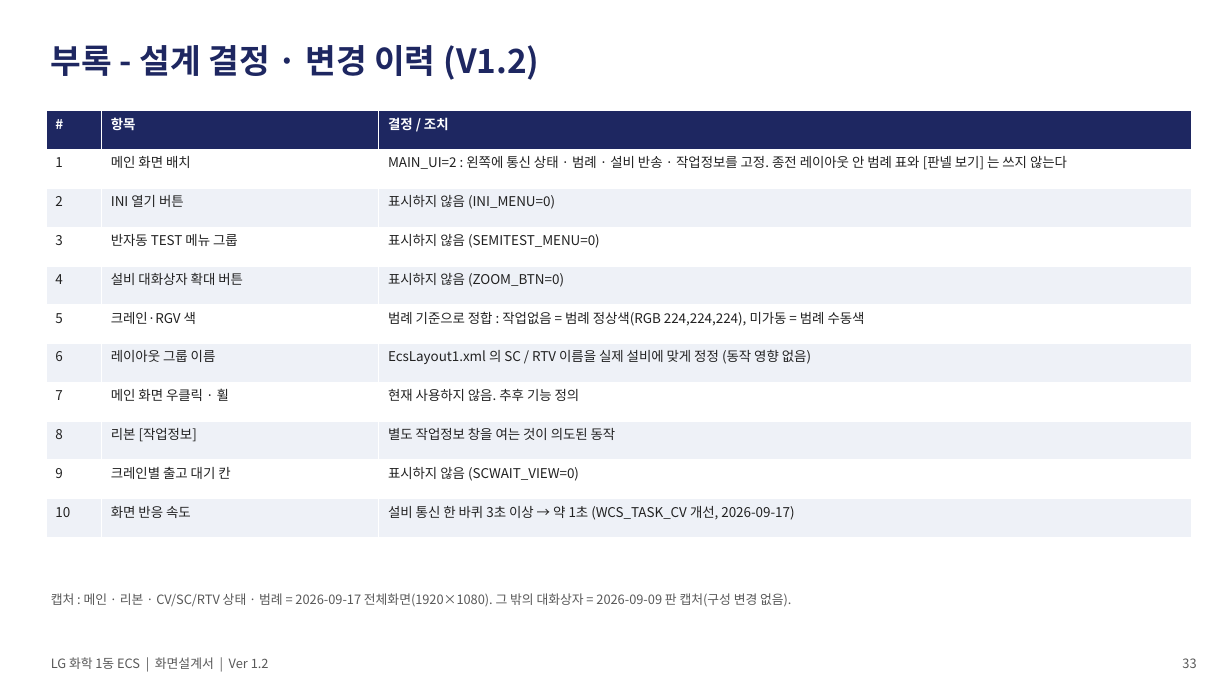
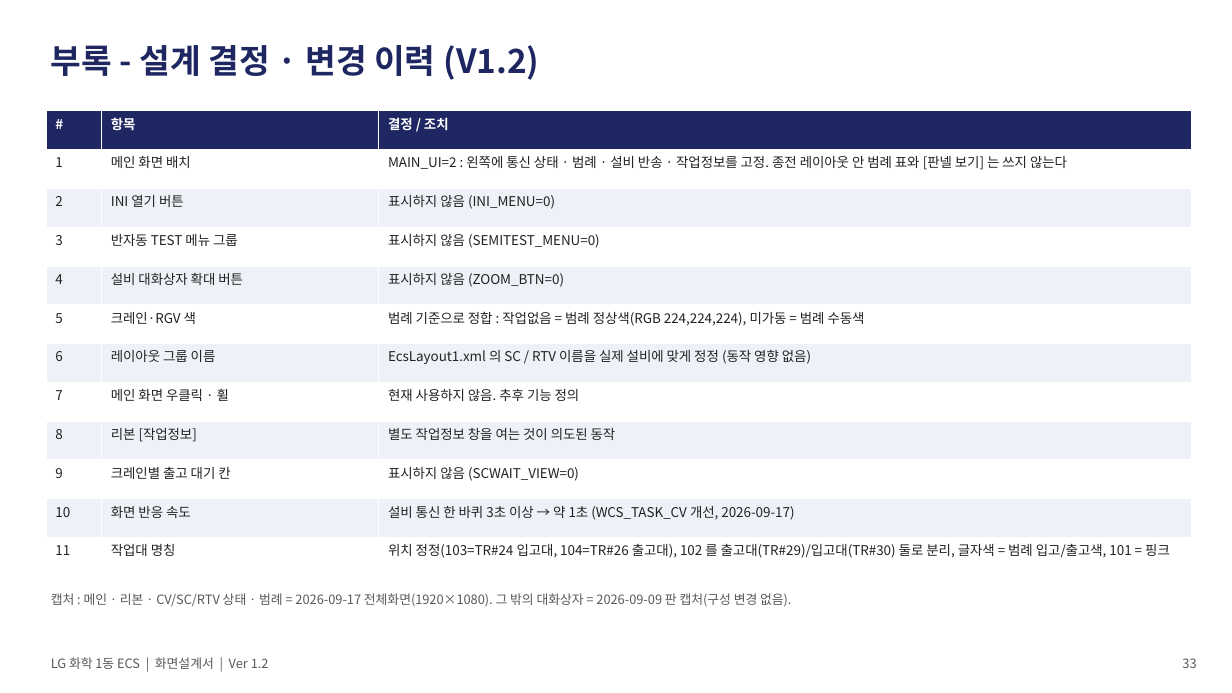
Before and after one commit to yeorijby-coder/LGLS_ALL, a slide deck: slide 33 of docs/산출물_20260917/06_ECS_화면설계서.pptx. Drawn at 1232x693 pixels with LibreOffice and Linux fonts; fonts in the diff are those of the drawing. Boxes give left, top, right and bottom in pixels: in the first picture for what was removed or moved away, otherwise in the second. Text is boxed around its words. In the diff, an @@ line names an element or a change of style, - is before the commit and + after.

```diff
--- a/docs/산출물_20260917/06_ECS_화면설계서.pptx
+++ b/docs/산출물_20260917/06_ECS_화면설계서.pptx
@@ table at bbox=[46, 111, 1192, 577] @@
+row 12: 11 | 작업대 명칭 | 위치 정정(103=TR#24 입고대, 104=TR#26 출고대), 102 를 출고대(TR#29)/입고대(TR#30) 둘로 분리, 글자색 = 범례 입고/출고색, 101 = 핑크
```
Also in this commit, not shown: 1 other slide changed, 15 other files.
